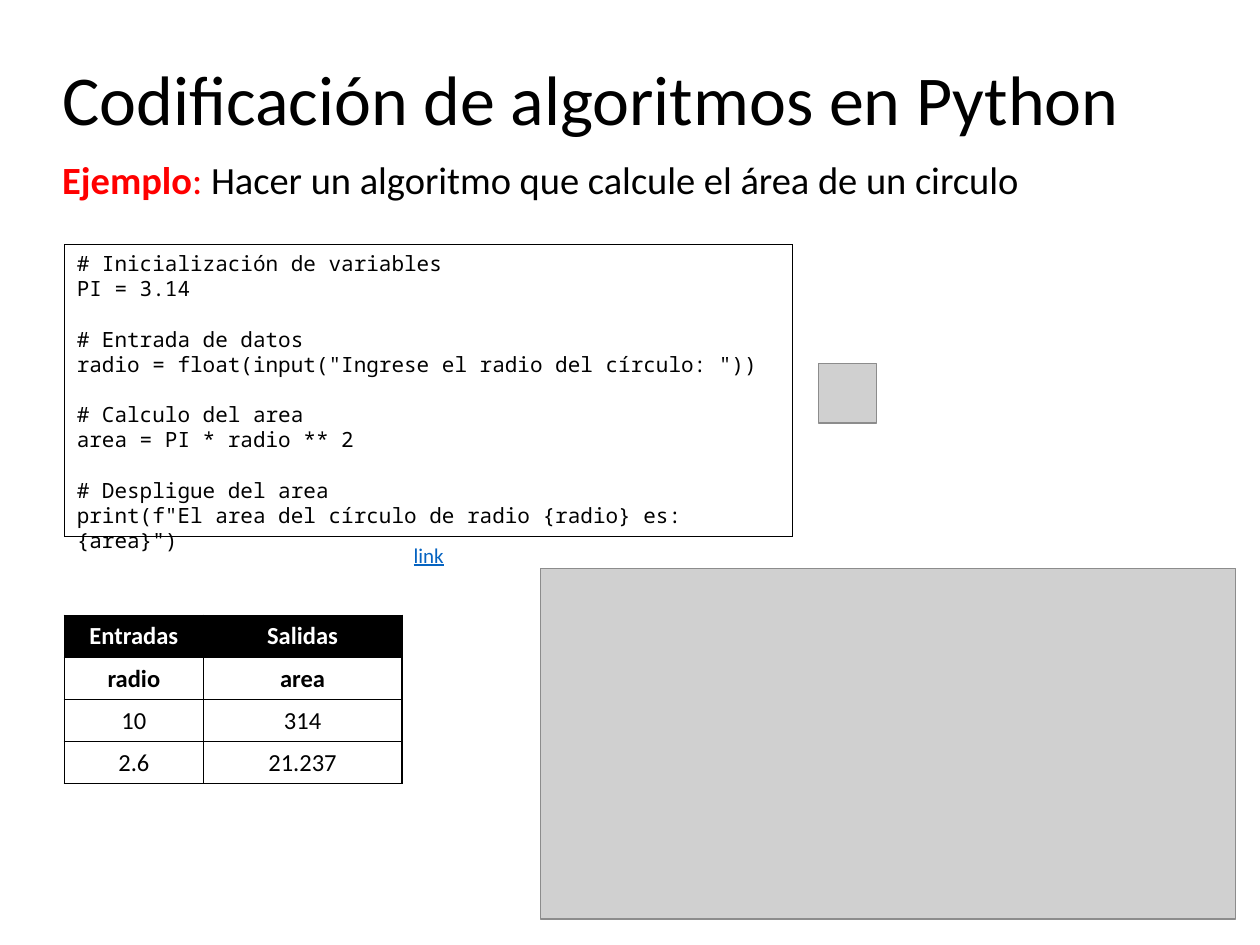
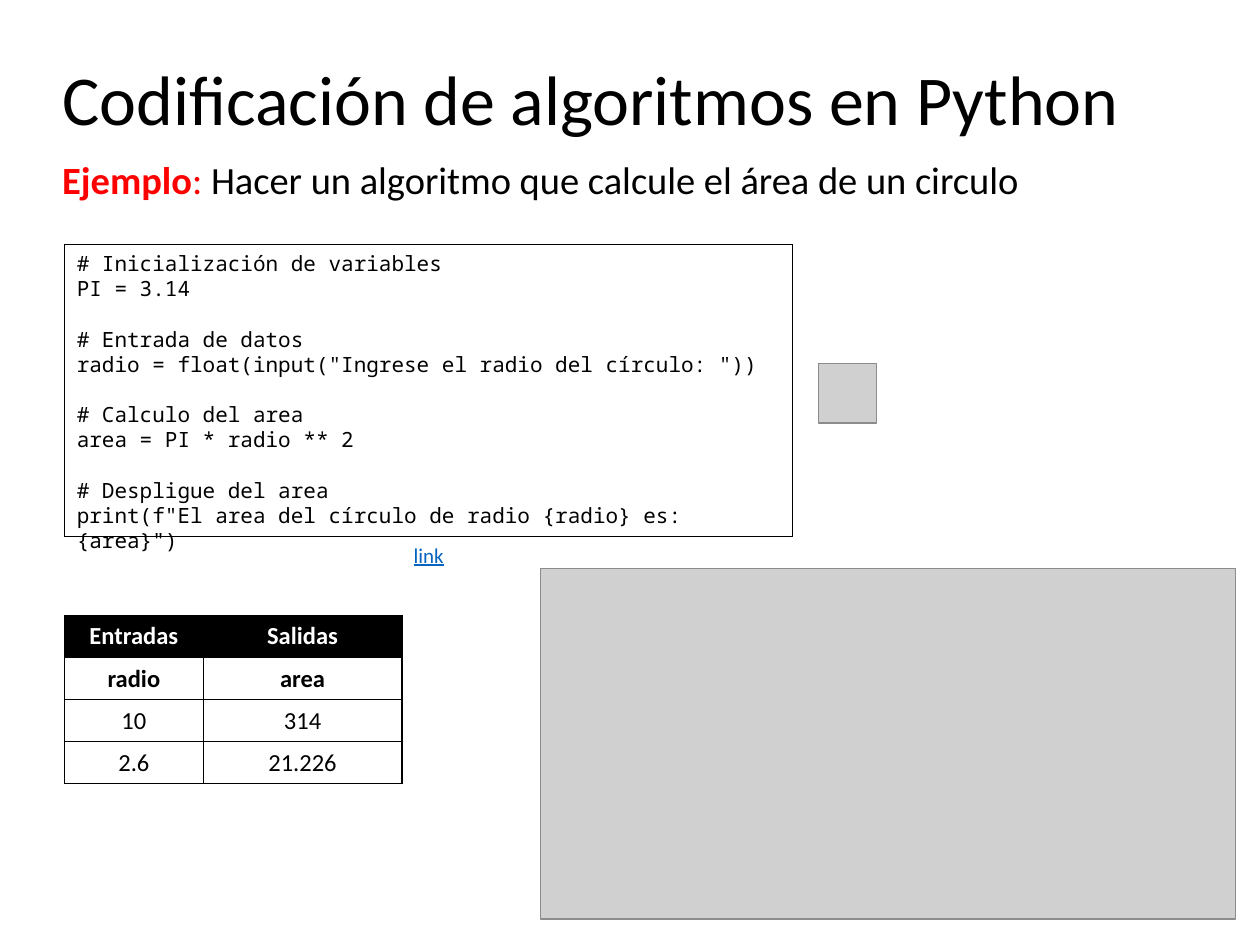
Before and after one commit to algoritmos-UdeA/logica1-20262, a slide deck: slide 7 of clases/5/teoria/clase-05.pptx. Drawn at 1260x945 pixels with LibreOffice and Linux fonts; fonts in the diff are those of the drawing; grey boxes stand for pictures. Boxes give left, top, right and bottom in pixels: in the first picture for what was removed or moved away, otherwise in the second. Text is boxed around its words. In the diff, an @@ line names an element or a change of style, - is before the commit and + after.

```diff
--- a/clases/5/teoria/clase-05.pptx
+++ b/clases/5/teoria/clase-05.pptx
@@ table at (64,615,401,782) @@
-row 4, column 2: 21.237
+row 4, column 2: 21.226
```
Also in this commit, not shown: 27 other slides changed, 2 other files.
